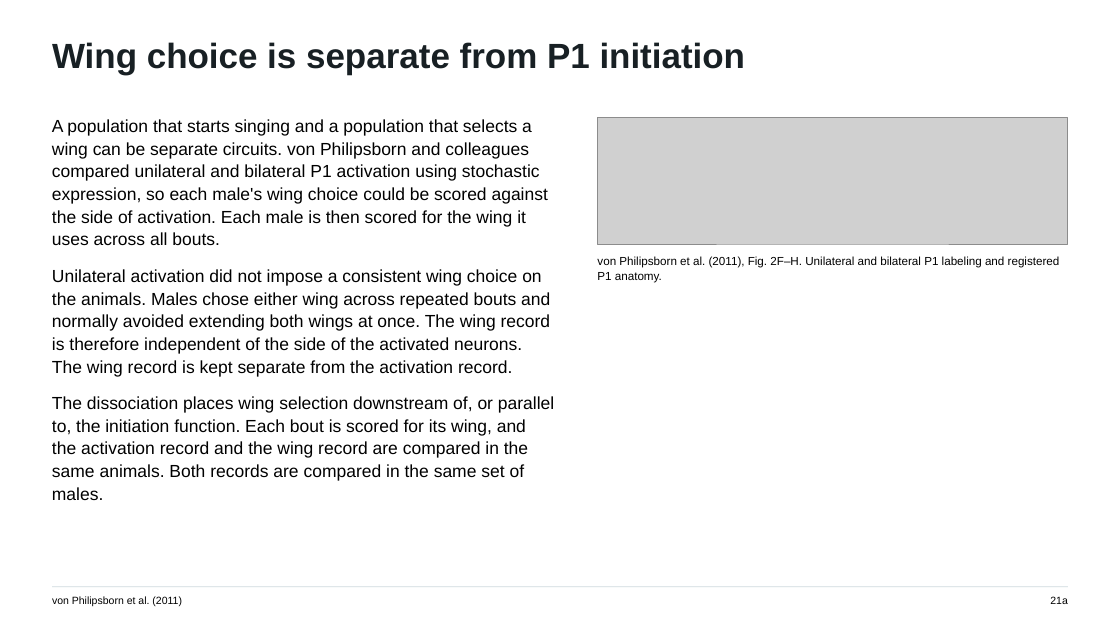
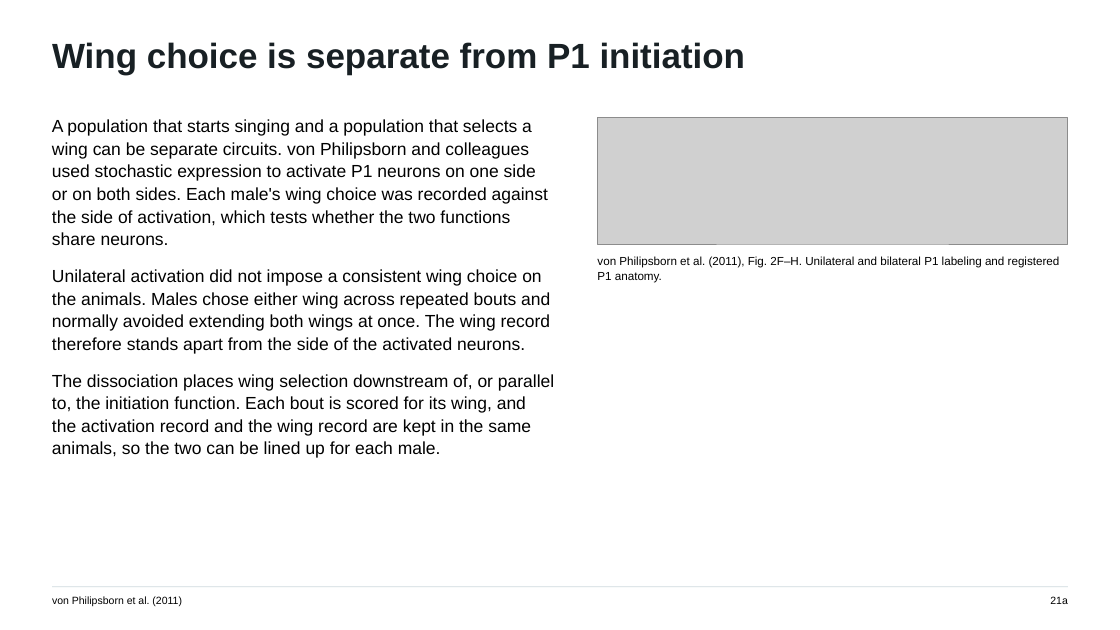
Before and after one commit to jordanxxlopez/NEUROETHOLOGY, a slide deck: slide 28 of scaffolded/Neuroethology_Lecture34_FA2026_SCAFFOLDED.pptx. Drawn at 1120x630 pixels with LibreOffice and Linux fonts; fonts in the diff are those of the drawing; grey boxes stand for pictures. Boxes give left, top, right and bottom in pixels: in the first picture for what was removed or moved away, otherwise in the second. Text is boxed around its words. In the diff, an @@ line names an element or a change of style, - is before the commit and + after.

```diff
--- a/scaffolded/Neuroethology_Lecture34_FA2026_SCAFFOLDED.pptx
+++ b/scaffolded/Neuroethology_Lecture34_FA2026_SCAFFOLDED.pptx
@@ text at (x1=52, y1=119, x2=554, y2=458): text changed @@
-A population that starts singing and a population that selects a wing can be separate circuits. von Philipsborn and colleagues compared unilateral and bilateral P1 activation using stochastic expression, so each male's wing choice could be scored against the side of activation. Each male is then scored for the wing it uses across all bouts.
-Unilateral activation did not impose a consistent wing choice on the animals. Males chose either wing across repeated bouts and normally avoided extending both wings at once. The wing record is therefore independent of the side of the activated neurons. The wing record is kept separate from the activation record.
-The dissociation places wing selection downstream of, or parallel to, the initiation function. Each bout is scored for its wing, and the activation record and the wing record are compared in the same animals. Both records are compared in the same set of males.
+A population that starts singing and a population that selects a wing can be separate circuits. von Philipsborn and colleagues used stochastic expression to activate P1 neurons on one side or on both sides. Each male's wing choice was recorded against the side of activation, which tests whether the two functions share neurons.
+Unilateral activation did not impose a consistent wing choice on the animals. Males chose either wing across repeated bouts and normally avoided extending both wings at once. The wing record therefore stands apart from the side of the activated neurons.
+The dissociation places wing selection downstream of, or parallel to, the initiation function. Each bout is scored for its wing, and the activation record and the wing record are kept in the same animals, so the two can be lined up for each male.
```
Also in this commit, not shown: 43 other slides changed, 3 other files.
